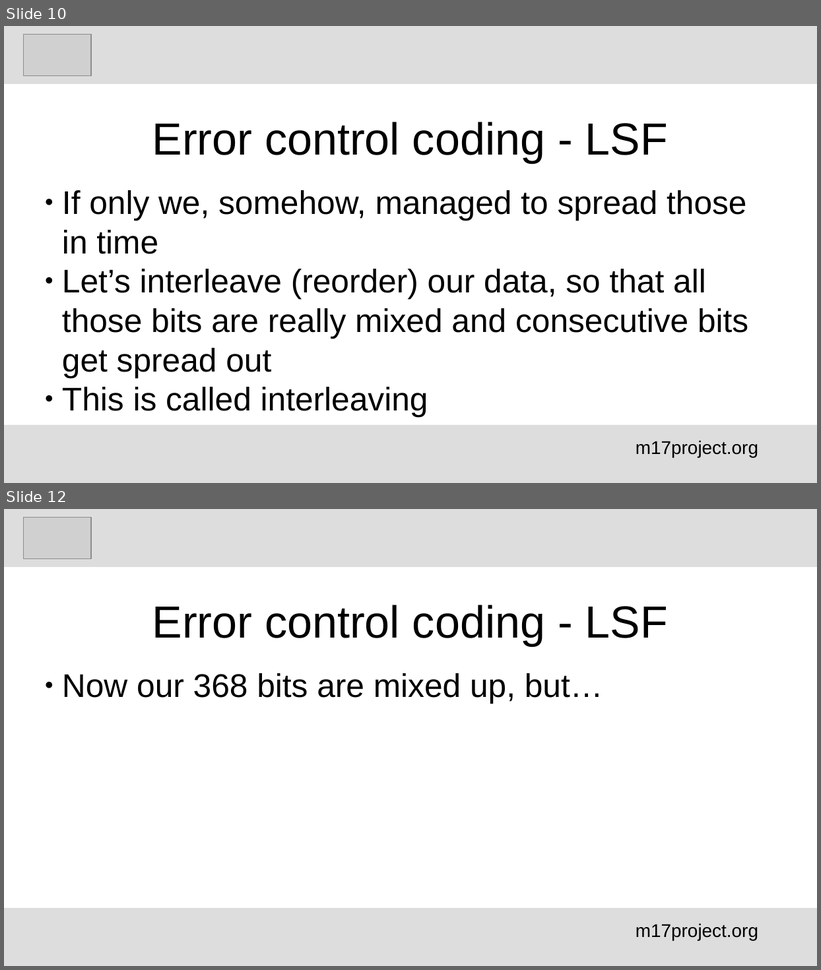
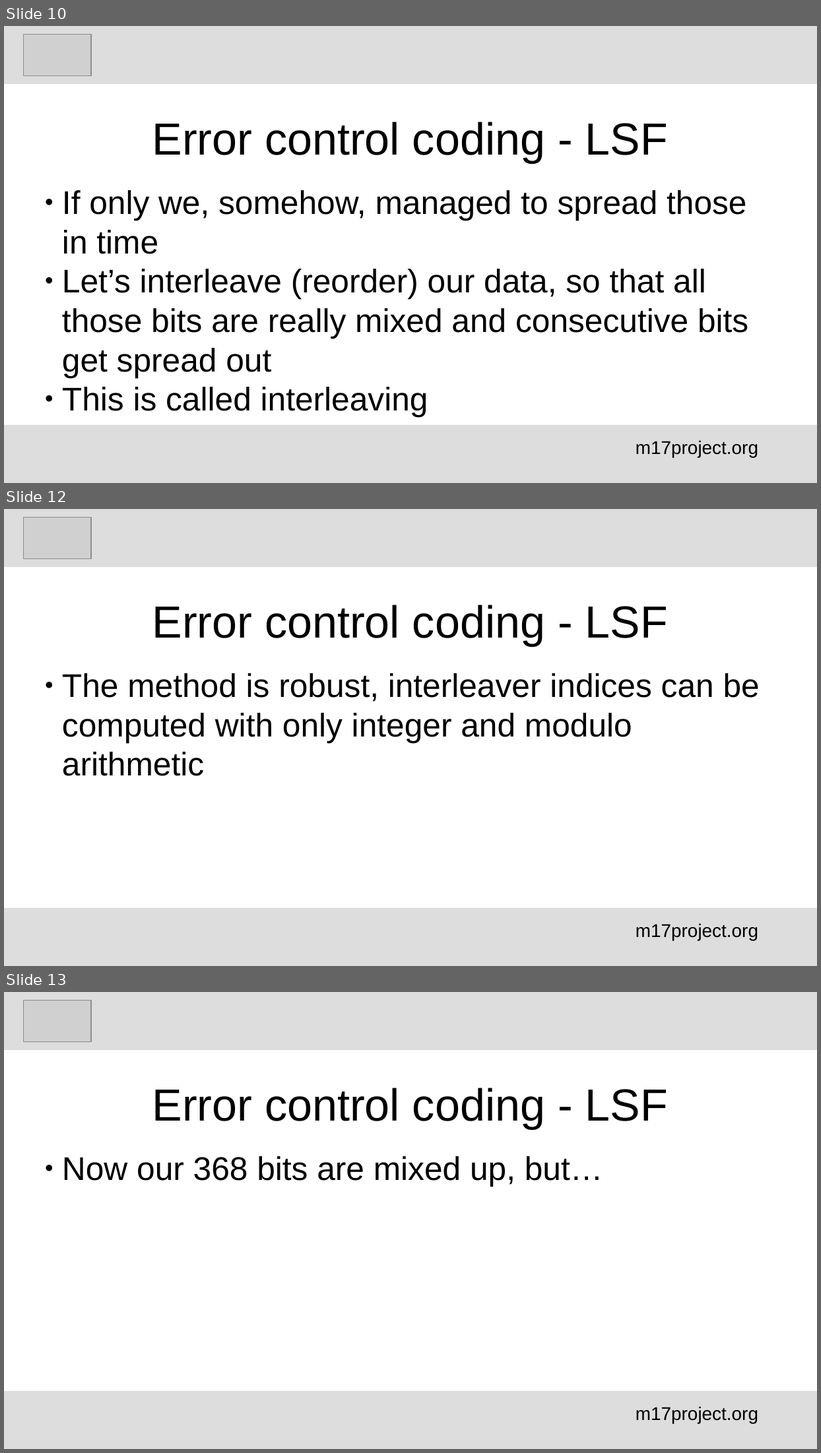
Before and after one commit to M17-Project/M17_education, a slide deck: English/M17_error control_schemes_en.odp. Shown one above the other, each under a label of ours: slides 10 and 12 before the commit, slides 10, 12 and 13 after it; the slides between them are not shown. The pictures are 821x970 and 821x1453 pixels, drawn with LibreOffice and Linux fonts; fonts in the diff are those of the drawing; grey boxes stand for pictures. Boxes give left, top, right and bottom in pixels: in the first picture for what was removed or moved away, otherwise in the second. Text is boxed around its words. In the diff, an @@ line names an element or a change of style, - is before the commit and + after.

```diff
--- a/English/M17_error control_schemes_en.odp
+++ b/English/M17_error control_schemes_en.odp
@@ slide 12 added at box(4, 509, 817, 966), background #FFFFFF @@
@@ rectangle added at box(4, 509, 817, 567), fill #DDDDDD @@
@@ picture added at box(23, 517, 91, 559) @@
@@ title added at box(152, 605, 668, 646), 44 pt, text #000000 @@
+Error control coding - LSF
@@ subtitle added at box(62, 673, 760, 776), 32 pt, text #000000 @@
+● The method is robust, interleaver indices can be computed with only integer and modulo arithmetic
@@ rectangle added at box(4, 908, 817, 966), fill #DDDDDD @@
@@ text added at box(636, 923, 758, 941), 18 pt, text #000000 @@
+m17project.org
@@ what was slide 12 is now slide 13 @@
```
Also in this commit, not shown: 2 slides changed, 2 other slides added, 1 other file.
